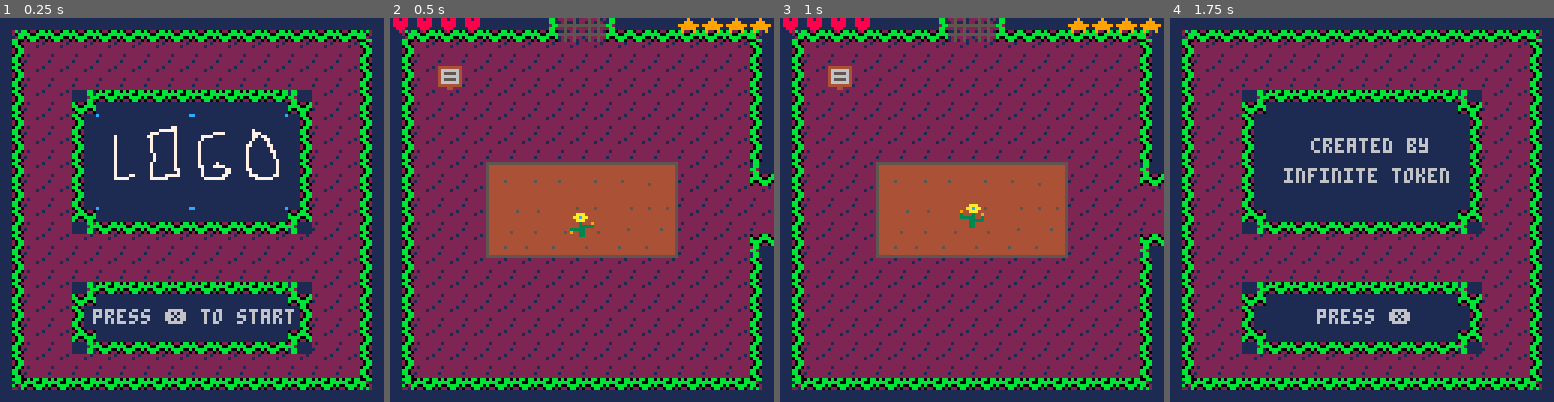
Above: before the commit, frames 1-4 (left to right).
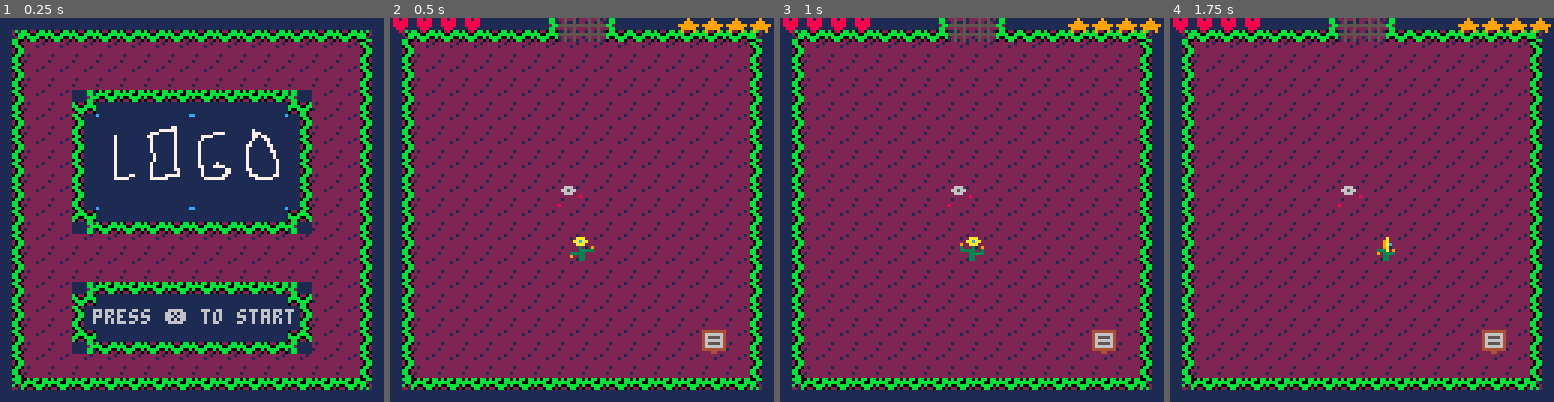
Above: after the commit, the same moments.

Repository: acwright/PICO-8
Game: PICO-8 cartridge ldjam/ldjam.p8
The game is run twice, just before and just after one commit, with the same random seed, the same clock (stepped at 60 frames per second) and the same inputs.
Inputs:
- Up to frame 1 (0.25 s): no input
- Up to frame 2 (0.5 s): tap X (X key) at 0.33 s
- Up to frame 3 (1 s): tap O (Z key) at 0.7 s
- Up to frame 4 (1.75 s): tap X (X key) at 1.07 s; hold Right from 1.6 s (still down); tap O (Z key) at 1.7 s

Frame 1 is identical in both runs. In frame 2, 14% of the frame differs, in the area x 12-100%, y 12-88%; in frame 3, 14%; in frame 4, 35%, in the area x 0-100%, y 0-88%.

Commit message:
reset beginning room and enemys

Diff:
--- a/ldjam/ldjam.p8
+++ b/ldjam/ldjam.p8
@@ -62,7 +62,7 @@
 
 function init_game()
 	rooms=init_rooms()
-	room=rooms[5]
+	room=rooms[19]
 
 	player=init_player()
 	game.update=update_game
@@ -526,7 +526,7 @@
 	}
 end
 
-function init_enemy(x,y,sprite)
+function init_enemy(x,y,sprite,health)
 	local timer=10
 	local move_timer=20
 	local moves=20
@@ -540,7 +540,7 @@
 		move_timer=move_timer,
 		-- vx=1,
 		-- vy=1,
-		health=3,
+		health=health,
 		sprite=sprite,
 		o_sprite=sprite,
 		sprite_frame=0,
@@ -840,8 +840,7 @@
 		init_item(7,0,6),
 		init_item(8,0,7),
 		init_item(13,13,38),
-		init_item(7,7,39),
-		init_enemy(7,7,56)
+		init_item(7,7,39)
 	})
 	local room_19=init_room(13,{nil,nil,14,nil},{})
 	local room_20=init_room(13,{nil,nil,15,nil},{})
